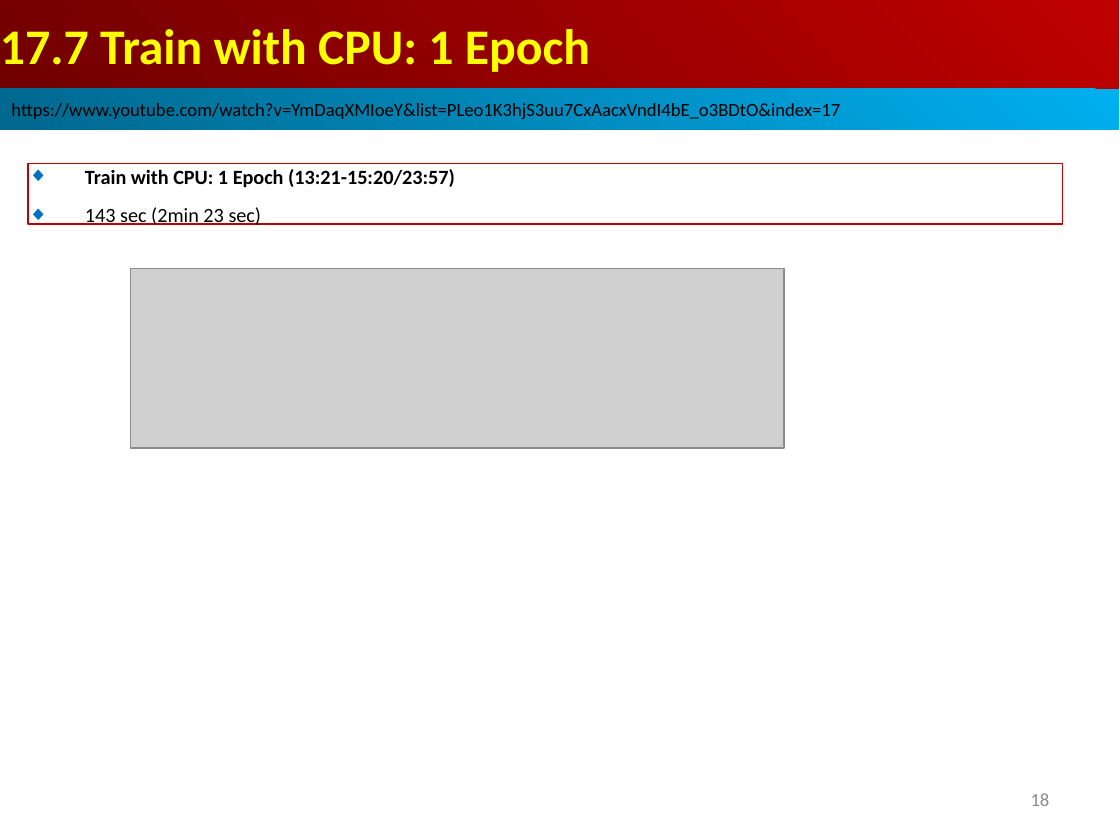
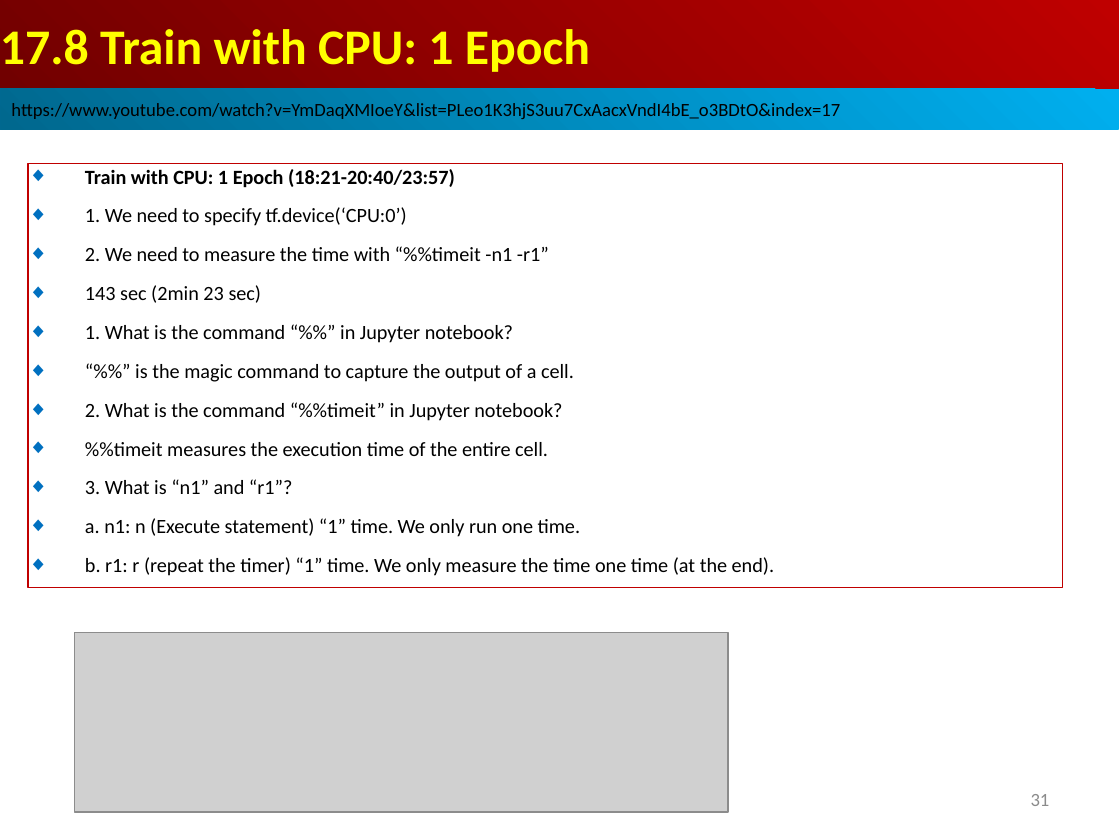
Before and after one commit to peterhchen/AIU_CS512_DL, a slide deck: slide 31 of 000_Lecture_Project/week07/01_Lecture/17_BM.ppt (slide 18 before the commit). Drawn at 1120x840 pixels with LibreOffice and Linux fonts; fonts in the diff are those of the drawing; grey boxes stand for pictures. Boxes give left, top, right and bottom in pixels: in the first picture for what was removed or moved away, otherwise in the second. Text is boxed around its words. In the diff, an @@ line names an element or a change of style, - is before the commit and + after.

```diff
--- a/000_Lecture_Project/week07/01_Lecture/17_BM.ppt
+++ b/000_Lecture_Project/week07/01_Lecture/17_BM.ppt
@@ text in rectangle at <box>0,29,590,72</box>: text changed @@
-17.7 Train with CPU: 1 Epoch
+17.8 Train with CPU: 1 Epoch
@@ rectangle removed at <box>28,164,1063,224</box> @@
-◆ Train with CPU: 1 Epoch (13:21-15:20/23:57)
-◆ 143 sec (2min 23 sec)
@@ rectangle added at <box>28,164,1063,588</box>, outline #C00000 0.74 pt, 13 pt, text #000000 @@
+◆ Train with CPU: 1 Epoch (18:21-20:40/23:57)
+◆ 1. We need to specify tf.device(‘CPU:0’)
+◆ 2. We need to measure the time with “%%timeit -n1 -r1”
+◆ 143 sec (2min 23 sec)
+◆ 1. What is the command “%%” in Jupyter notebook?
+◆ “%%” is the magic command to capture the output of a cell.
+◆ 2. What is the command “%%timeit” in Jupyter notebook?
+◆ %%timeit measures the execution time of the entire cell.
+◆ 3. What is “n1” and “r1”?
+◆ a. n1: n (Execute statement) “1” time. We only run one time.
+◆ b. r1: r (repeat the timer) “1” time. We only measure the time one time (at the end).
@@ picture: place and size @@
-picture at <box>131,269,784,448</box>
+picture at <box>75,633,728,812</box>
@@ page number at <box>1031,794,1050,806</box>: text changed @@
-18
+31
```
Also in this commit, not shown: 24 other slides changed, 15 slides added.
